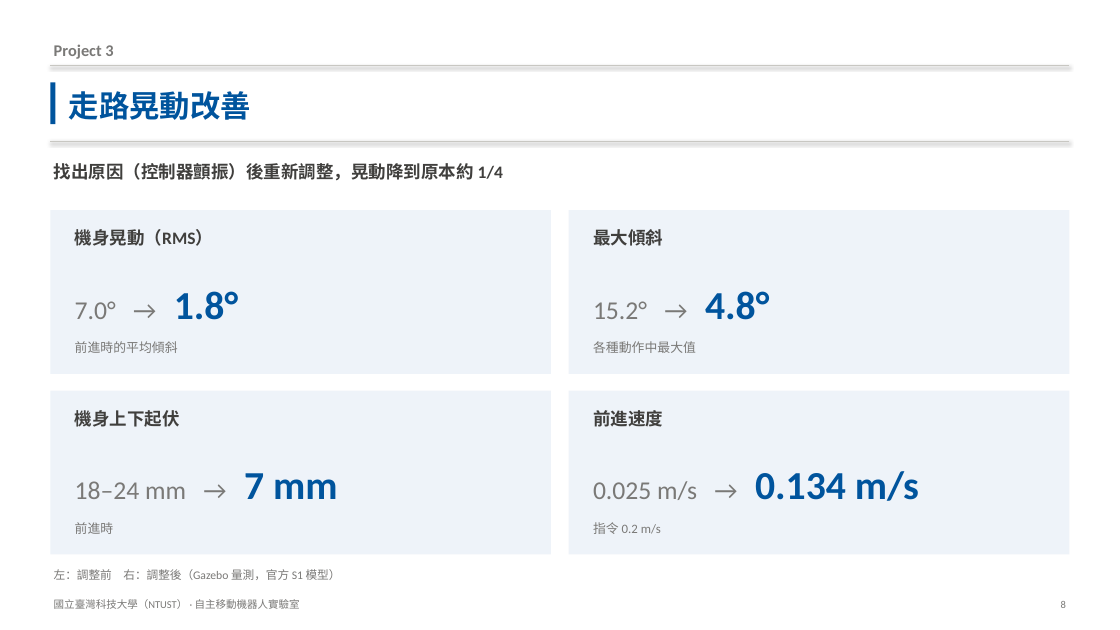
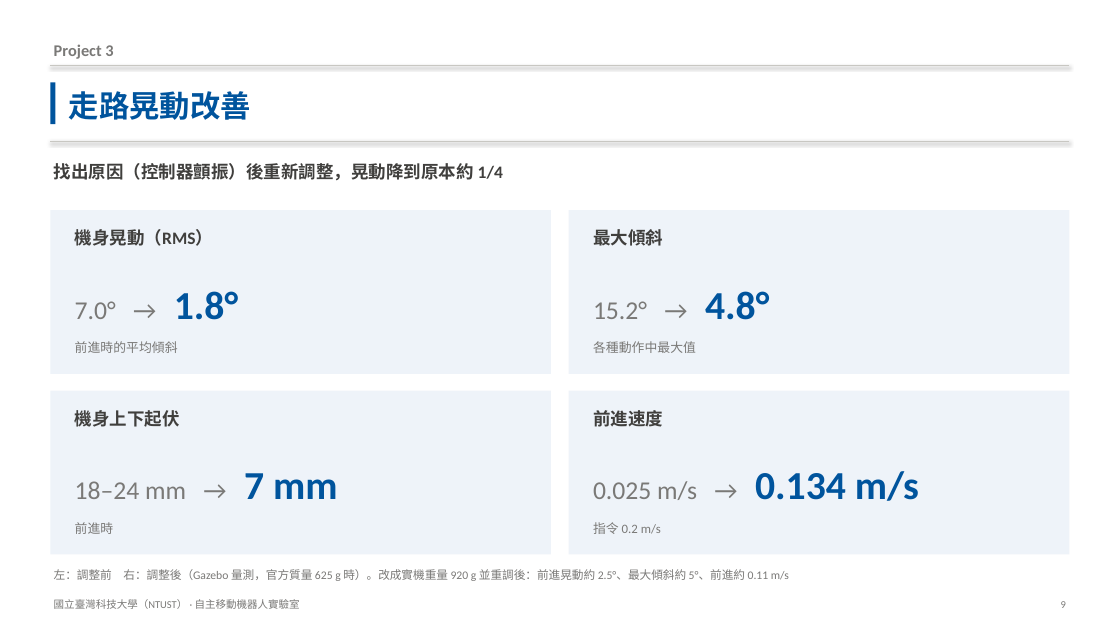
Before and after one commit to Anny1007/dogzilla-s1-sim, a slide deck: slide 9 of docs/DOGZILLA_專案簡報.pptx (slide 8 before the commit). Drawn at 1120x630 pixels with LibreOffice and Linux fonts; fonts in the diff are those of the drawing. Boxes give left, top, right and bottom in pixels: in the first picture for what was removed or moved away, otherwise in the second. Text is boxed around its words. In the diff, an @@ line names an element or a change of style, - is before the commit and + after.

```diff
--- a/docs/DOGZILLA_專案簡報.pptx
+++ b/docs/DOGZILLA_專案簡報.pptx
@@ text at bbox=[54, 569, 789, 581]: text changed @@
-左：調整前 右：調整後（Gazebo 量測，官方 S1 模型）
+左：調整前 右：調整後（Gazebo 量測，官方質量 625 g 時）。改成實機重量 920 g 並重調後：前進晃動約 2.5°、最大傾斜約 5°、前進約 0.11 m/s
```
Also in this commit, not shown: 7 other slides changed, 1 slide added, 12 other files.
